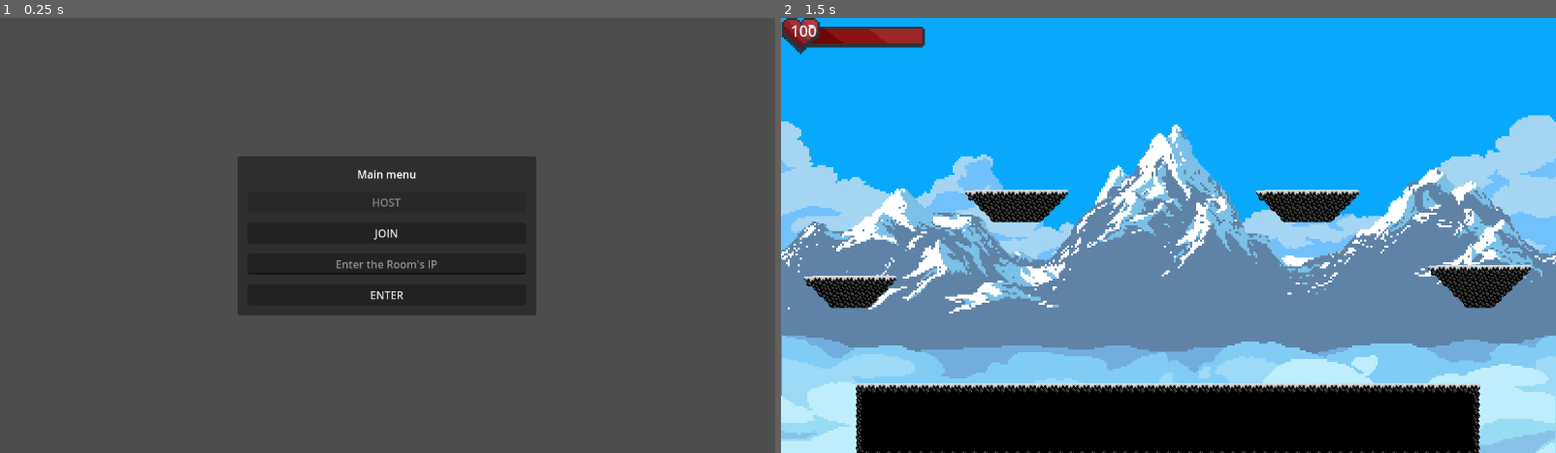
Above: before the commit, frames 1-2 (left to right).
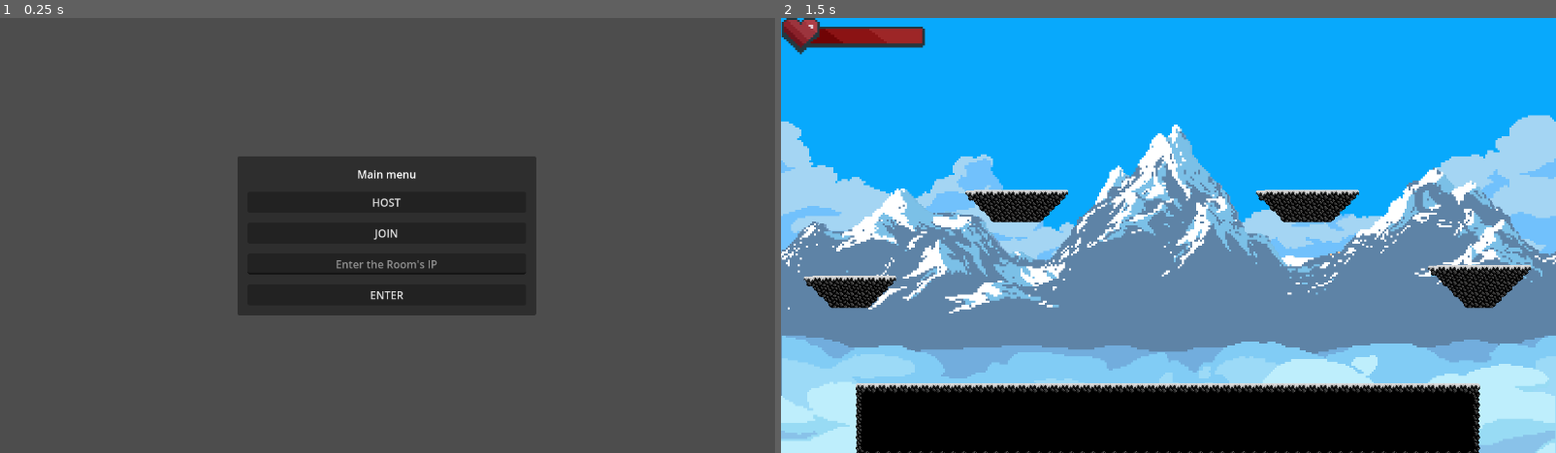
Above: after the commit, the same moments.

Repository: MilDevelop/dynamic-attack
Game: Godot game, scene res://main.tscn
Two runs of this game, one before a commit and one after it. Both use one fixed random seed, a clock stepped at 60 frames per second and the inputs below. The engine's default icon, where the game draws it, is replaced by a stand-in: a white triangle on a blue panel in a dark square.
Inputs (mouse positions are in pixels of both pictures, inside the frame that each line leads up to):
- Up to frame 1 (0.25 s): no input
- Up to frame 2 (1.5 s): click (1168, 231) at 0.5 s, where only the run before the commit has a clickable "JOIN"; tap Enter (ui_accept) at 1.25 s; move the mouse to (1339, 213) at 1.27 s; hold D (ui_right) from 1.28 s (still down); hold Shift (sit) from 1.28 s (still down)

The runs differ from the first frame. In frame 1, less than 0.1% of the frame differs, in the area x 48-52%, y 41-44%; in frame 2, less than 0.1%, in the area x 1-5%, y 1-5%.

Commit message:
UPnP fix and Reboot

Diff:
--- a/control.gd
+++ b/control.gd
@@ -3,7 +3,7 @@
 const PORT = 1999
 
 var peer = ENetMultiplayerPeer.new()
-var RoomName : String = ""
+var Room : String = "localhost"
 var conection_players : int = 0
 
 @export var player_scene : PackedScene
@@ -24,7 +24,7 @@
 	pass
 
 func _on_join_pressed() -> void:
-	peer.create_client(RoomName, PORT)
+	peer.create_client(Room, PORT)
 	multiplayer.multiplayer_peer = peer
 	for iter in ctr.get_children():
 		iter.hide()
@@ -67,13 +67,16 @@
 func _on_enter_pressed() -> void:
 	if UserInput.text != "":
 		host_button.disabled = false
-		RoomName = UserInput.text
+		Room = UserInput.text
 
 func UPnP_setup():
 	var UPnP = UPNP.new()
 	var discover_result = UPnP.discover()
 	assert(discover_result == UPNP.UPNP_RESULT_SUCCESS, \
 	"UPNP Discover failed %s" % discover_result)
+	if (UPnP.get_gateway() and UPnP.get_gateway().is_valid_gateway()) == false:
+		Room = "192.168.100.1"
+		return
 	assert(UPnP.get_gateway() and UPnP.get_gateway().is_valid_gateway(), \
 	"UPnP invalid gateway")
 	var map_result = UPnP.add_port_mapping(PORT)
--- a/control.tscn
+++ b/control.tscn
@@ -44,7 +44,6 @@
 
 [node name="Host" type="Button" parent="CanvasLayer/MainMenu/MarginContainer/VBoxContainer"]
 layout_mode = 2
-disabled = true
 text = "HOST"
 
 [node name="Join" type="Button" parent="CanvasLayer/MainMenu/MarginContainer/VBoxContainer"]
--- a/main.tscn
+++ b/main.tscn
@@ -145,6 +145,7 @@
 script = ExtResource("1_yfmwd")
 
 [node name="Control" parent="." instance=ExtResource("2_maq5l")]
+visible = false
 offset_left = 587.0
 offset_top = 286.0
 offset_right = 587.0
@@ -229,6 +230,7 @@
 texture_progress_offset = Vector2(43, 0)
 
 [node name="HP-Value" type="Label" parent="Game/HealthsBar"]
+visible = false
 layout_mode = 0
 offset_left = 13.0
 offset_top = 3.0
--- a/player.gd
+++ b/player.gd
@@ -19,6 +19,8 @@
 	Base_Fall_damage = 5
 }
 
+var Spawn_Host = [Vector2(275, 375), Vector2(105, 150), Vector2(350, 75)]
+var Spawn_Guest = [Vector2(875, 375), Vector2(1025, 150), Vector2(800, 75)]
 
 ### variables
 ## MOVE
@@ -64,10 +66,10 @@
 	Host_Player = get_root(Player_Name)
 	if Host_Player:
 		NickName.text = "HOST"
-		position = Vector2(275, 375)
+		position = Spawn_Host[0]
 	else:
 		NickName.text = "GUEST"
-		position = Vector2(875, 375)
+		position = Spawn_Guest[0]
 		anim.flip_h = true
 	health = max_hp
 	Hit_UP.disabled = true
@@ -82,6 +84,8 @@
 	if is_multiplayer_authority():
 		if !Host_Player:
 			print(velocity)
+		if position.y > 650:
+			death_and_reboot()
 		var direction := Input.get_axis("ui_left", "ui_right")
 		### BASEMENT STATE MACHINE
 		match state:
@@ -108,7 +112,7 @@
 				attack_type = false
 				if !Attack_cooldown:
 					state = ATTACK_ON_FLOOR
-			if velocity.x != 0 and is_on_floor() and Hitten:
+			if velocity.x != 0 and is_on_floor() and Hitten and !direction:
 				if velocity.x > 0:
 					velocity.x -= 5
 				if velocity.x < 0:
@@ -263,8 +267,18 @@
 		velocity = got_velocity
 	emit_signal("health_changed", health)
 	if health <= 0:
-		health = 0
-		queue_free()
+		death_and_reboot()
+
+func death_and_reboot():
+	health = 0
+	var rng = RandomNumberGenerator.new()
+	rng.randomize()
+	if Host_Player:
+		position = Spawn_Host[rng.randi_range(0, 2)]
+	else:
+		position = Spawn_Guest[rng.randi_range(0, 2)]
+	health = max_hp
+	emit_signal("health_changed", health)
 
 func define_hign_damage(high):
 	return round((abs(high[1] - high[0])) / 100) * Base_Fall_damage
